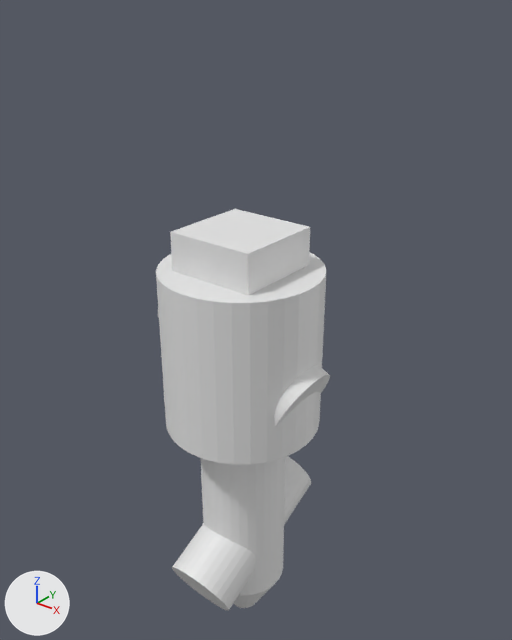
One commit to the Blender file untitled.blend: the scene before it, then after it.
One viewpoint serves both versions: a 50 mm camera at (0.0527, -0.0629, 0.0886) aimed at (-0.0003, 0.0033, 0.0475). Every picture has the same lights, and +X, +Y and +Z are marked at lower left.

Script lines for the objects in view, before the commit:
```python
me_cube_038 = bpy.data.meshes.new('Cube.038')
me_cube_038.from_pydata(...)  # a box spanning x -0.006..0.006, y -0.006..0.006, z -0.006..0.006
me_cylinder_208 = bpy.data.meshes.new('Cylinder.208')
me_cylinder_208.from_pydata(...)  # a 32-sided cylinder along z spanning x -0.0105..0.0105, y -0.0105..0.0105, z -0.011..0.011
me_cylinder_209 = bpy.data.meshes.new('Cylinder.209')
me_cylinder_209.from_pydata(...)  # a 32-sided cylinder along z spanning x -0.005..0.005, y -0.005..0.005, z -0.011..0.011
me_cylinder_210 = bpy.data.meshes.new('Cylinder.210')
me_cylinder_210.from_pydata(...)  # a 32-sided cylinder along z spanning x -0.005..0.005, y -0.005..0.005, z -0.011..0.011
ob_cube = bpy.data.objects.new('Cube', me_cube_038)
ob_cube.location = (0.0, 0.0, 0.055)
ob_cylinder_001 = bpy.data.objects.new('Cylinder.001', me_cylinder_208)
ob_cylinder_001.location = (0.0, 0.0, 0.045)
ob_cylinder_002 = bpy.data.objects.new('Cylinder.002', me_cylinder_209)
ob_cylinder_002.location = (0.0, 0.0, 0.045)
ob_cylinder_002.rotation_euler = (0.0, 90.0, 0.0)  # degrees (0, 117, 0)
ob_cylinder_003 = bpy.data.objects.new('Cylinder.003', me_cylinder_210)
ob_cylinder_003.location = (0.0, 0.0, 0.015)
ob_cylinder_003.rotation_euler = (90.0, 0.0, 0.0)  # degrees (117, 0, 0)
# also in view: 'Cylinder' at (0.0, 0.0, 0.0195)
```
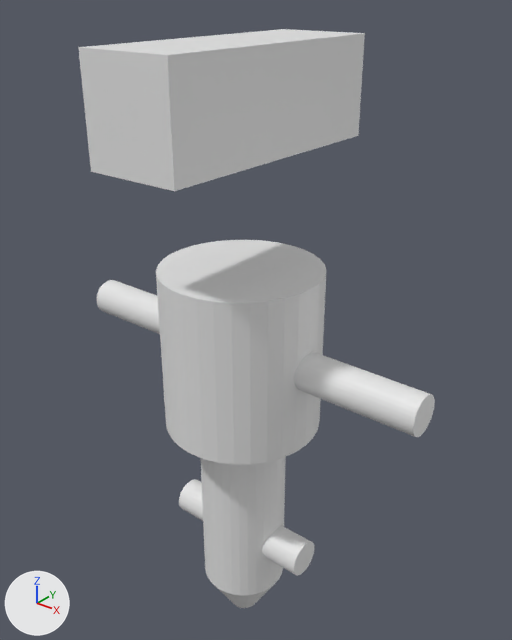
Where the newer file only moved an object's origin or applied its transform, the numbers keep the older frame.

The change, as JSON lines over the scene's bpy script:
```json
{"block": "me_cylinder_209", "where": "me_cylinder_209.from_pydata(...)  # 64 vertices, 34 faces; spans x -0.005..0.005, y -0.005..0.005, z -0.011..0.011"}
{"block": "me_cylinder_209", "where": "# used by ob_cylinder_002; location = (0.0, 0.0, 0.045); rotation_euler = (0.0, 90.0, 0.0), in degrees (0, 117, 0)"}
{"block": "me_cylinder_209", "change": "me_cylinder_209 part 1: the whole mesh is multiplied about its middle by the matrix ((0.447, 0.0, -1.059), (0.0, 0.5, 0.0), (0.224, 0.0, 2.113))"}
{"block": "me_cylinder_210", "where": "me_cylinder_210.from_pydata(...)  # 64 vertices, 34 faces; spans x -0.005..0.005, y -0.005..0.005, z -0.011..0.011"}
{"block": "me_cylinder_210", "where": "# used by ob_cylinder_003; location = (0.0, 0.0, 0.015); rotation_euler = (90.0, 0.0, 0.0), in degrees (117, 0, 0)"}
{"block": "me_cylinder_210", "change": "me_cylinder_210 part 2: the whole mesh is multiplied about its middle by the matrix ((0.0, 0.0, 1.0), (-0.447, -0.224, 0.0), (0.224, -0.447, 0.0))"}
{"block": "me_cube_038", "where": "# used by ob_cube; location = (0.0, 0.0, 0.055)"}
{"op": "remove", "block": "me_cube_038", "code": "me_cube_038.from_pydata(...)  # 8 vertices, 6 faces; spans x -0.006..0.006, y -0.006..0.006, z -0.006..0.006"}
{"op": "add", "block": "me_cube_038", "code": "me_cube_038.from_pydata(...)  # 16 vertices, 14 faces; spans x -0.006..0.006, y -0.01682..0.01609, z -0.006..0.006"}
{"block": "me_cube_038", "change": "me_cube_038 part 3"}
{"block": "me_cube_038", "change": "2 faces are deleted"}
{"block": "me_cube_038", "change": "8 vertices are added at x -0.006..0.006, y -0.01682..0.01609, z -0.006..0.006"}
{"block": "me_cube_038", "change": "10 new faces join them"}
{"op": "set", "path": "ob_cube.location", "old": "(0.0, 0.0, 0.055)", "new": "(0.0, 0.0, 0.0764)"}
```

Location of each change, [x1, y1, x2, y2] in pixels of the pictures (512 x 640 px):
```json
{"object": "Cube", "change": "reshaped, moved", "before": [170, 209, 310, 295], "after": [78, 29, 365, 191]}
{"object": "Cylinder.002", "change": "reshaped", "before": [158, 312, 330, 426], "after": [97, 280, 435, 437]}
{"object": "Cylinder.003", "change": "reshaped", "before": [172, 456, 311, 611], "after": [179, 479, 314, 576], "on screen": "37% shorter"}
{"part": 3, "of": "me_cube_038", "change": "built on", "before": [170, 232, 248, 295], "after": [78, 29, 365, 191]}
```
